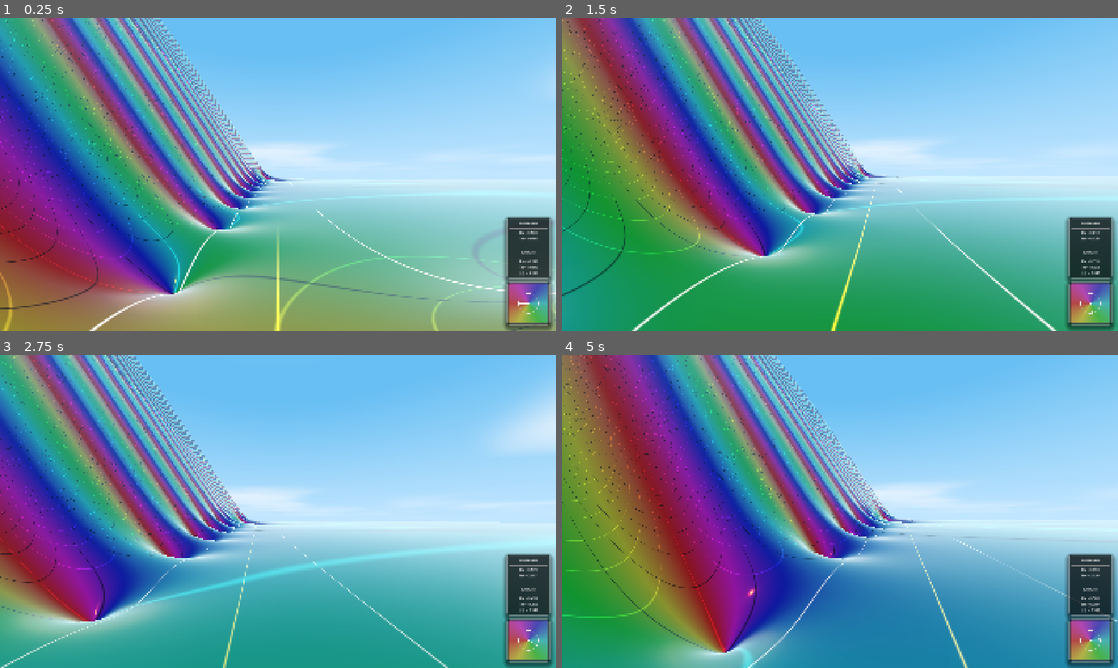
Above: before the commit, frames 1-4 (two rows, left to right).
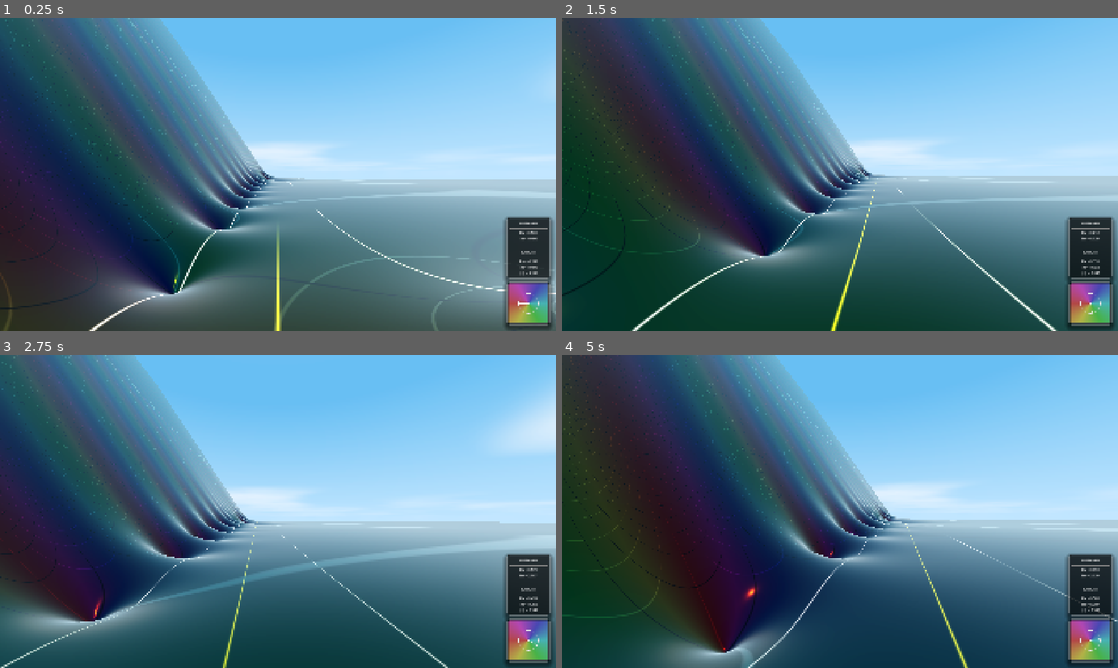
Above: after the commit, the same moments.

Repository: allanino/complex-functions-explorer
Game: Godot game, scene res://scenes/main.tscn
Two runs of this game, one before a commit and one after it. Both use one fixed random seed, a clock stepped at 60 frames per second and the inputs below.
Inputs (mouse positions are in pixels of both pictures, inside the frame that each line leads up to):
- Up to frame 1 (0.25 s): no input
- Up to frame 2 (1.5 s): tap Enter at 0.5 s; move the mouse to (867, 174) at 0.52 s; hold W (move_forward) from 0.53 s (still down); tap G at 0.6 s; tap Space at 0.77 s; move the mouse to (812, 174) at 1.27 s; tap N at 1.35 s
- Up to frame 3 (2.75 s): keep holding W (move_forward); tap Space at 1.52 s; move the mouse to (289, 505) at 2.02 s; tap C at 2.1 s
- Up to frame 4 (5 s): keep holding W (move_forward); move the mouse to (834, 517) at 2.77 s; tap Shift at 2.85 s; tap Space at 3.02, 3.77, 4.52 s; move the mouse to (878, 514) at 3.52 s; hold Ctrl 3.53-4.28 s; move the mouse to (795, 508) at 4.27 s; tap G at 4.35 s

The runs differ from the first frame. In frame 1, 65% of the frame differs, in the area x 0-100%, y 0-100%; in frame 2, 69%; in frame 3, 62%; in frame 4, 70%.

Commit message:
Adjust material look

Diff:
--- a/shaders/terrain.gdshader
+++ b/shaders/terrain.gdshader
@@ -90,7 +90,7 @@
         float density_re = 1.0 / (1.0 + 20.0 * w_re);
         line_re *= density_re;
 
-        base *= 1.0 - line_re * 0.75;
+        base *= 1.0 - line_re * 0.8;
 
         // Compute countour lines where f.y is integer
         float d_im = abs(f.y - round(f.y));
@@ -100,15 +100,15 @@
         float density_im = 1.0 / (1.0 + 20.0 * w_im);
         line_im *= density_im;
 
-        base *= 1.0 + line_im * 0.75;
+        base *= 1.0 + line_im * 0.8;
 
         // Apply to base and emission
         // (Note: ALBEDO and base emission use the modified base)
     }
 
 
-    ALBEDO = base * 0.5;
-    vec3 final_emission = base * 0.05;
+    ALBEDO = base * 0.15;
+    vec3 final_emission = base * 0.1;
 
     // Only apply the lines rendering for zeta (at x = 0, x = 5.0, x = 10.0)
     // which corresponds to Re = 0.0, Re = 0.5, Re = 1.0
@@ -141,11 +141,8 @@
         final_emission += white_line_color * (core_10 * 0.5 + glow_10 * glow * 1.0);
     }
 
-    float fresnel = pow(1.0 - dot(NORMAL, VIEW), 3.0);
-    final_emission += fresnel * 0.03;
-
     EMISSION = final_emission;
-	ROUGHNESS = 0.05;
-	METALLIC = 0.4;
-	SPECULAR = 0.2;
+	ROUGHNESS = 0.1;
+	METALLIC = 0.7;
+	SPECULAR = 0.1;
 }
